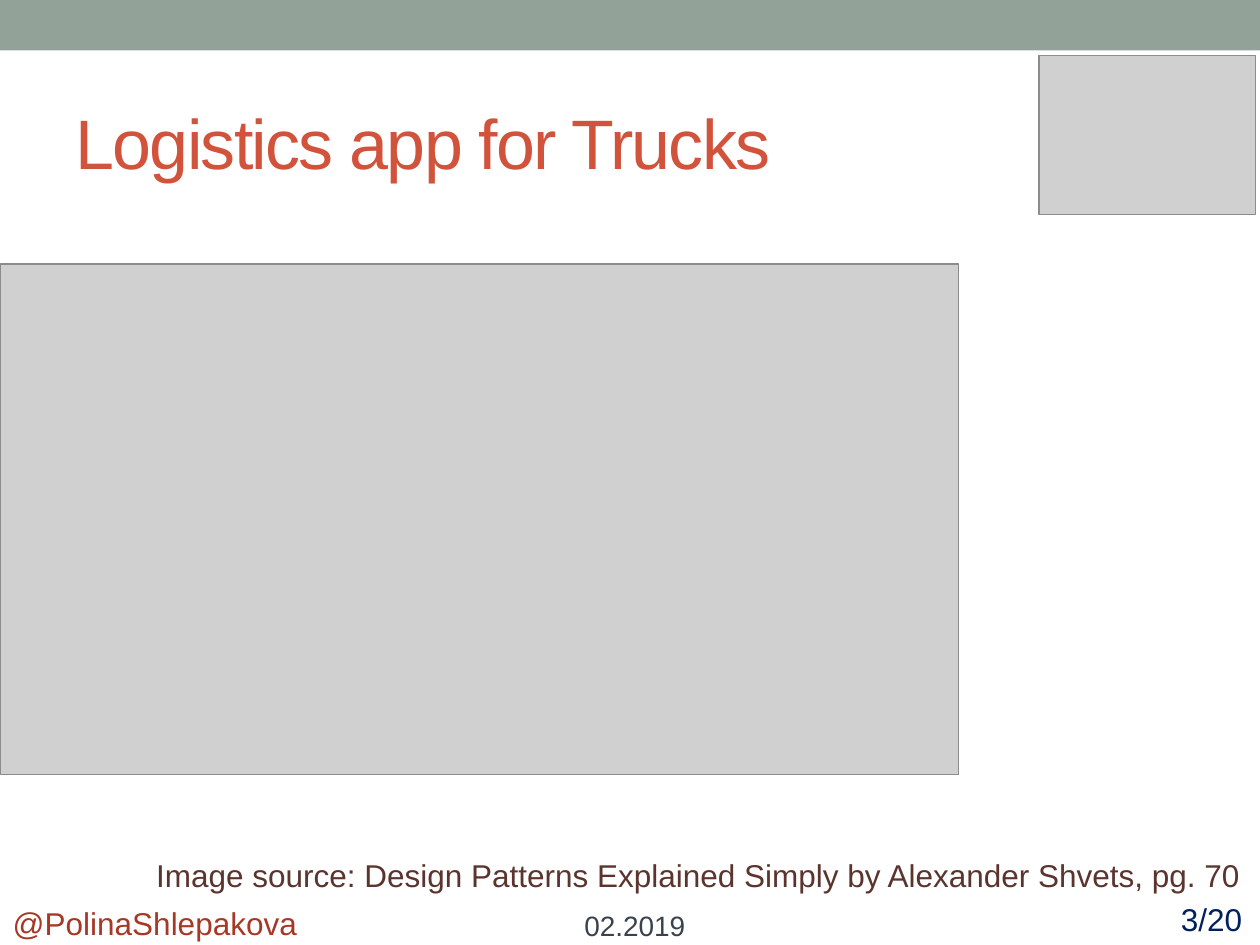
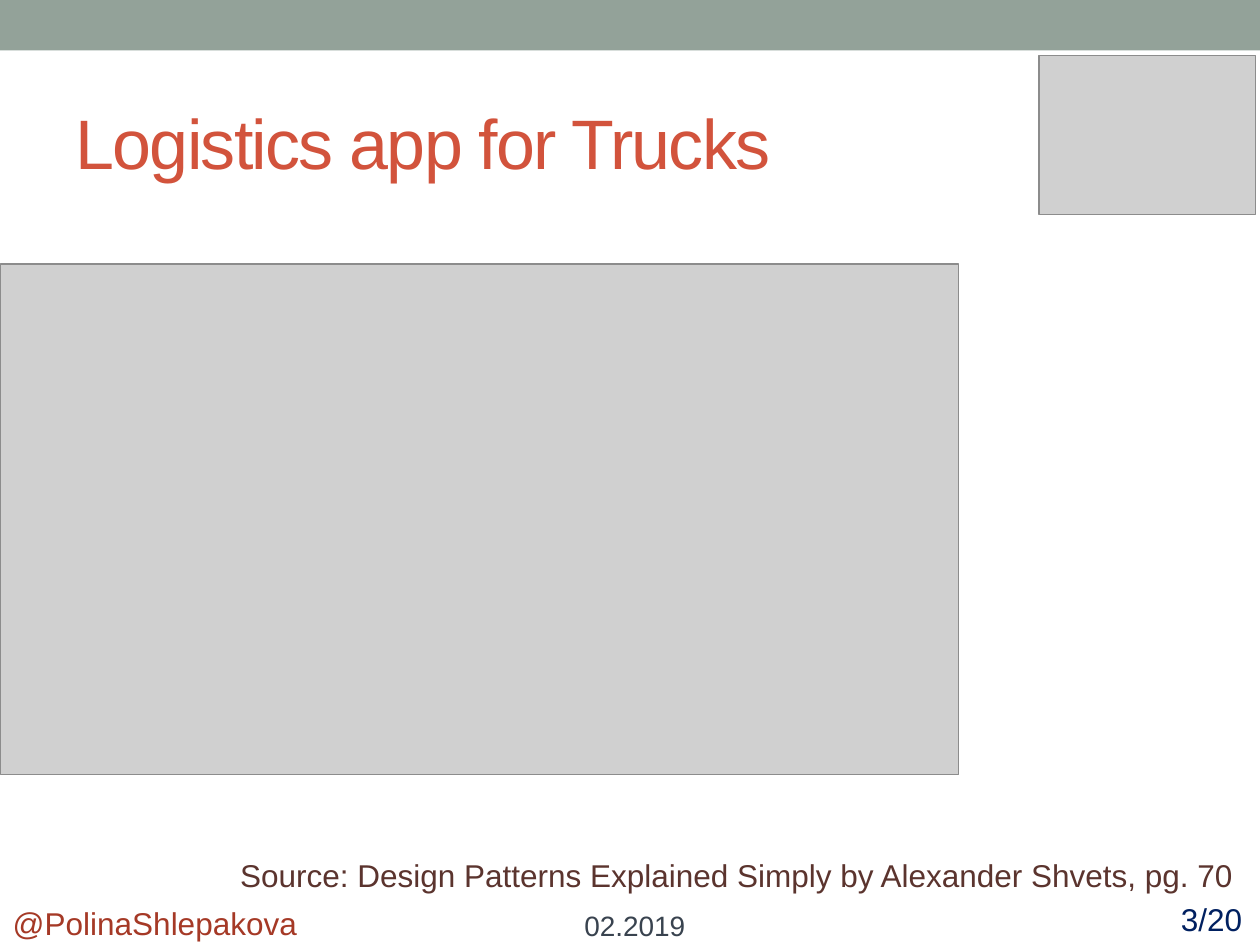
Before and after one commit to polykross/FactoryMethod-Facade, a slide deck: slide 3 of FactoryMethod/Presentation/FactoryMethod.pptx. Drawn at 1260x945 pixels with LibreOffice and Linux fonts; fonts in the diff are those of the drawing; grey boxes stand for pictures. Boxes give left, top, right and bottom in pixels: in the first picture for what was removed or moved away, otherwise in the second. Text is boxed around its words. In the diff, an @@ line names an element or a change of style, - is before the commit and + after.

Commit message:
Analyze Factory method pattern
Add to presentation:
- description
- applicabitity
- advantages & disadvantages
- related patterns

---
Test:
open FactoryMethod/Presentation/FactoryMethod.pptx

```diff
--- a/FactoryMethod/Presentation/FactoryMethod.pptx
+++ b/FactoryMethod/Presentation/FactoryMethod.pptx
@@ text at [240,864,1232,893]: text changed @@
-Image source: Design Patterns Explained Simply by Alexander Shvets, pg. 70
+Source: Design Patterns Explained Simply by Alexander Shvets, pg. 70
```
Also in this commit, not shown: 1 other slide changed, 21 slides added.
